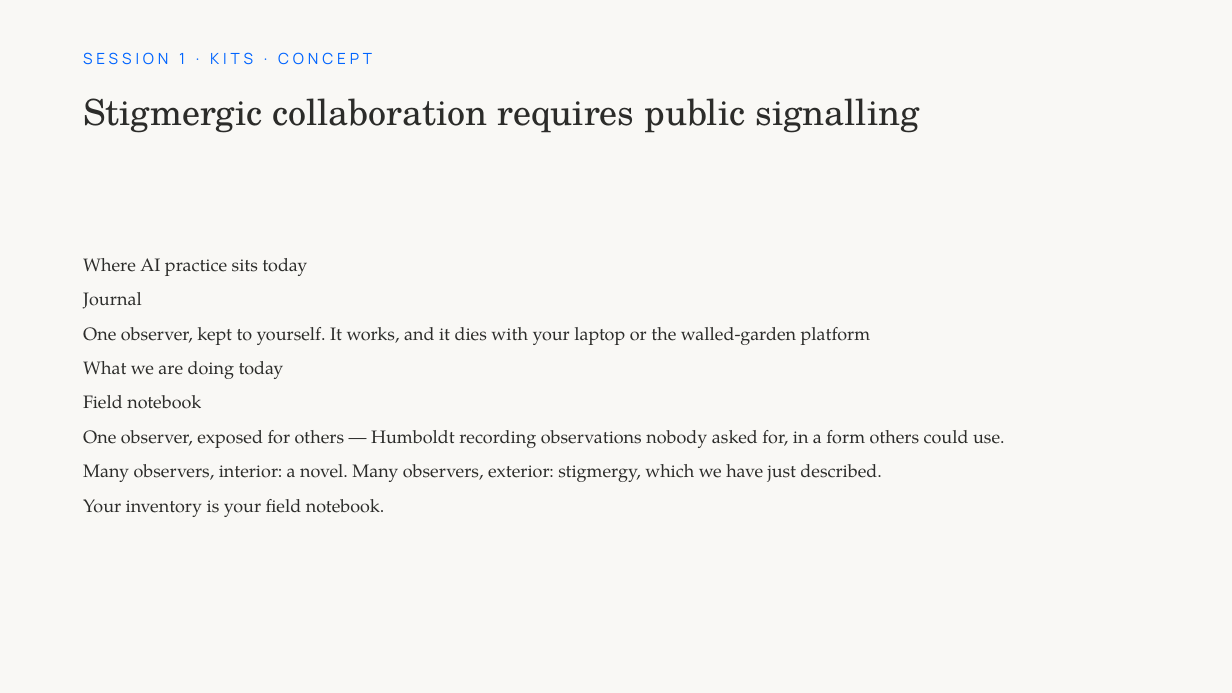
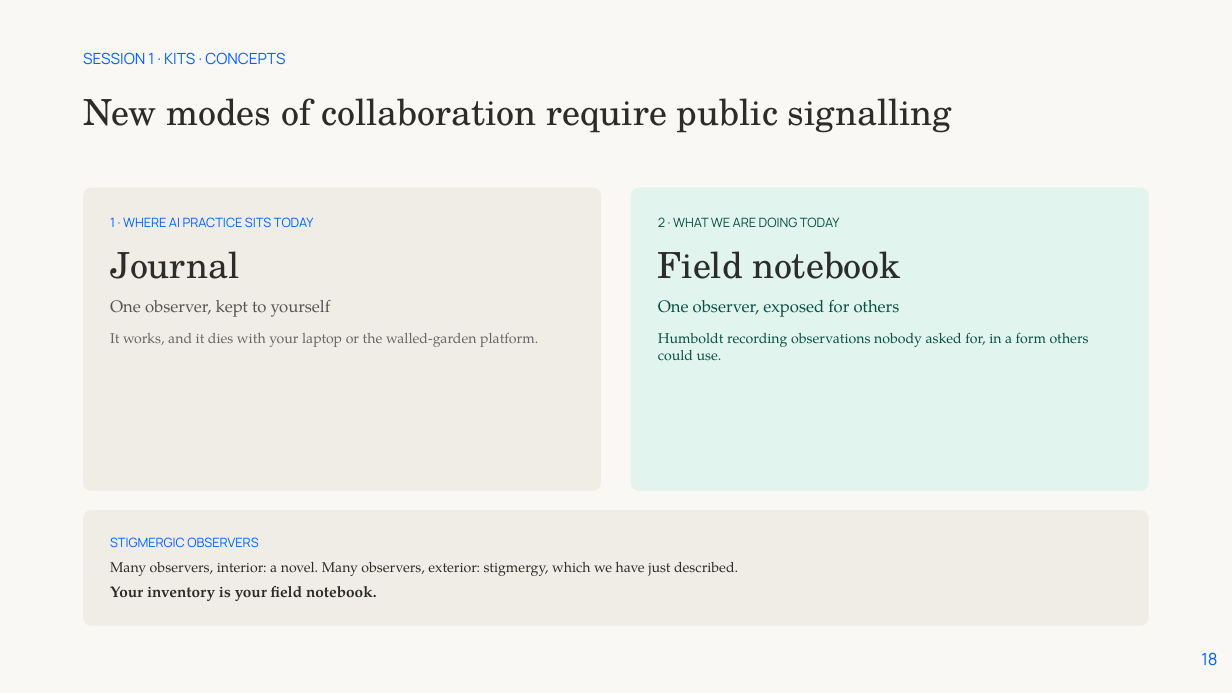
Before and after one commit to protocolvision/workshop-kitkraft, a slide deck: slide 18 of workshop-dev/slides/ai-kitcraft-slides-editable.pptx (slide 13 before the commit). Drawn at 1232x693 pixels with LibreOffice and Linux fonts; fonts in the diff are those of the drawing; background and template pictures are left out. Boxes give left, top, right and bottom in pixels: in the first picture for what was removed or moved away, otherwise in the second. Text is boxed around its words. In the diff, an @@ line names an element or a change of style, - is before the commit and + after.

```diff
--- a/workshop-dev/slides/ai-kitcraft-slides-editable.pptx
+++ b/workshop-dev/slides/ai-kitcraft-slides-editable.pptx
@@ text at (x1=83, y1=52, x2=285, y2=65): text changed @@
-SESSION 1 · KITS · CONCEPT
+SESSION 1 · KITS · CONCEPTS
@@ title at (x1=83, y1=98, x2=952, y2=133): text changed @@
-Stigmergic collaboration requires public signalling
+New modes of collaboration require public signalling
@@ rounded rectangle added at (x1=83, y1=188, x2=601, y2=491), fill #F0EDE6 @@
@@ rounded rectangle added at (x1=631, y1=188, x2=1149, y2=491), fill #E1F5EE @@
@@ text added at (x1=110, y1=217, x2=538, y2=347), 11 pt, text #666666 @@
+1 · WHERE AI PRACTICE SITS TODAY
+Journal
+One observer, kept to yourself
+It works, and it dies with your laptop or the walled-garden platform.
@@ text added at (x1=658, y1=217, x2=1089, y2=361), 11 pt, text #085041 @@
+2 · WHAT WE ARE DOING TODAY
+Field notebook
+One observer, exposed for others
+Humboldt recording observations nobody asked for, in a form others could use.
@@ text removed at (x1=83, y1=258, x2=1005, y2=517) @@
-Where AI practice sits today
-Journal
-One observer, kept to yourself. It works, and it dies with your laptop or the walled-garden platform
-What we are doing today
-Field notebook
-One observer, exposed for others — Humboldt recording observations nobody asked for, in a form others could use.
-Many observers, interior: a novel. Many observers, exterior: stigmergy, which we have just described.
-Your inventory is your field notebook.
@@ rounded rectangle added at (x1=83, y1=510, x2=1149, y2=626), fill #F0EDE6 @@
@@ text added at (x1=110, y1=537, x2=738, y2=601), 11 pt, text #2C2C2A @@
+STIGMERGIC OBSERVERS
+Many observers, interior: a novel. Many observers, exterior: stigmergy, which we have just described.
+Your inventory is your field notebook.
@@ page number added at (x1=1201, y1=652, x2=1217, y2=666), 13 pt, text #0064FF @@
+18
```
Also in this commit, not shown: 41 other slides changed, 14 slides added, 15 slides removed, 1 other file.
